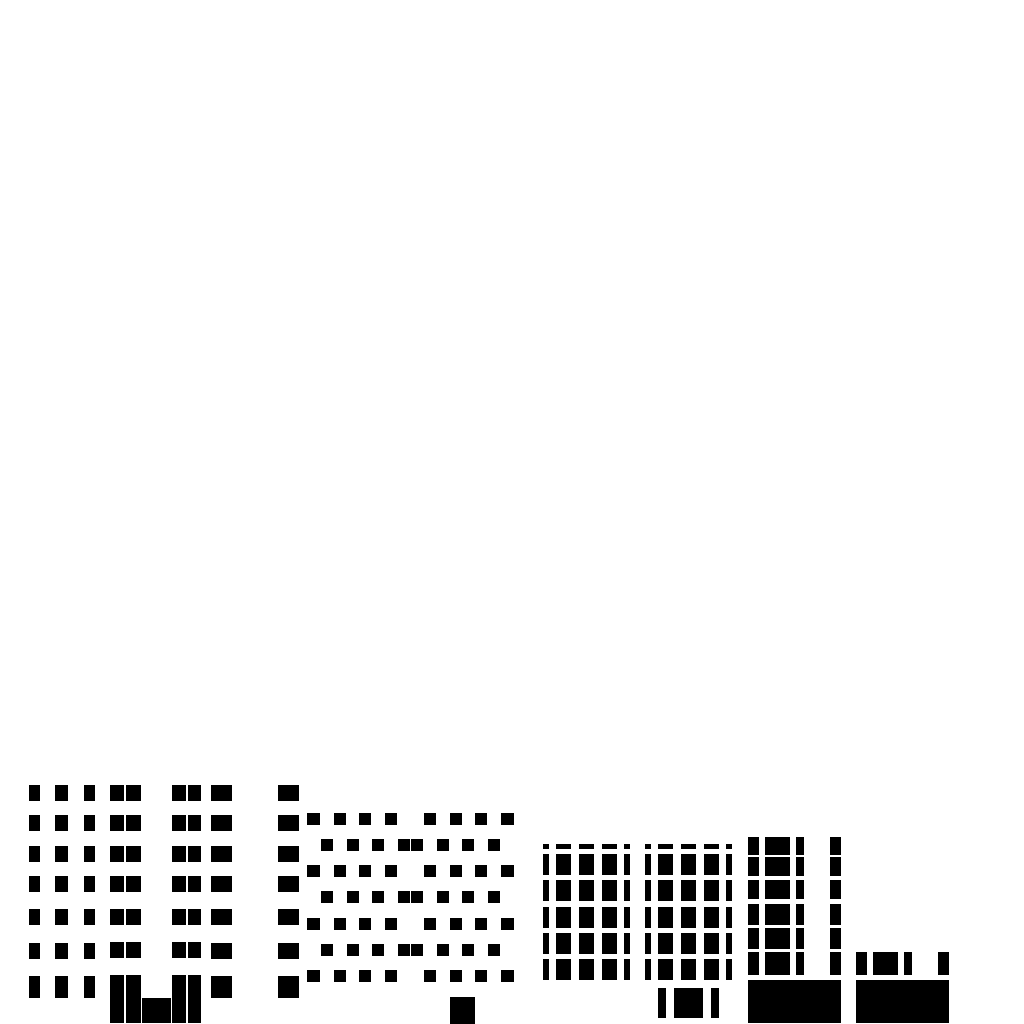
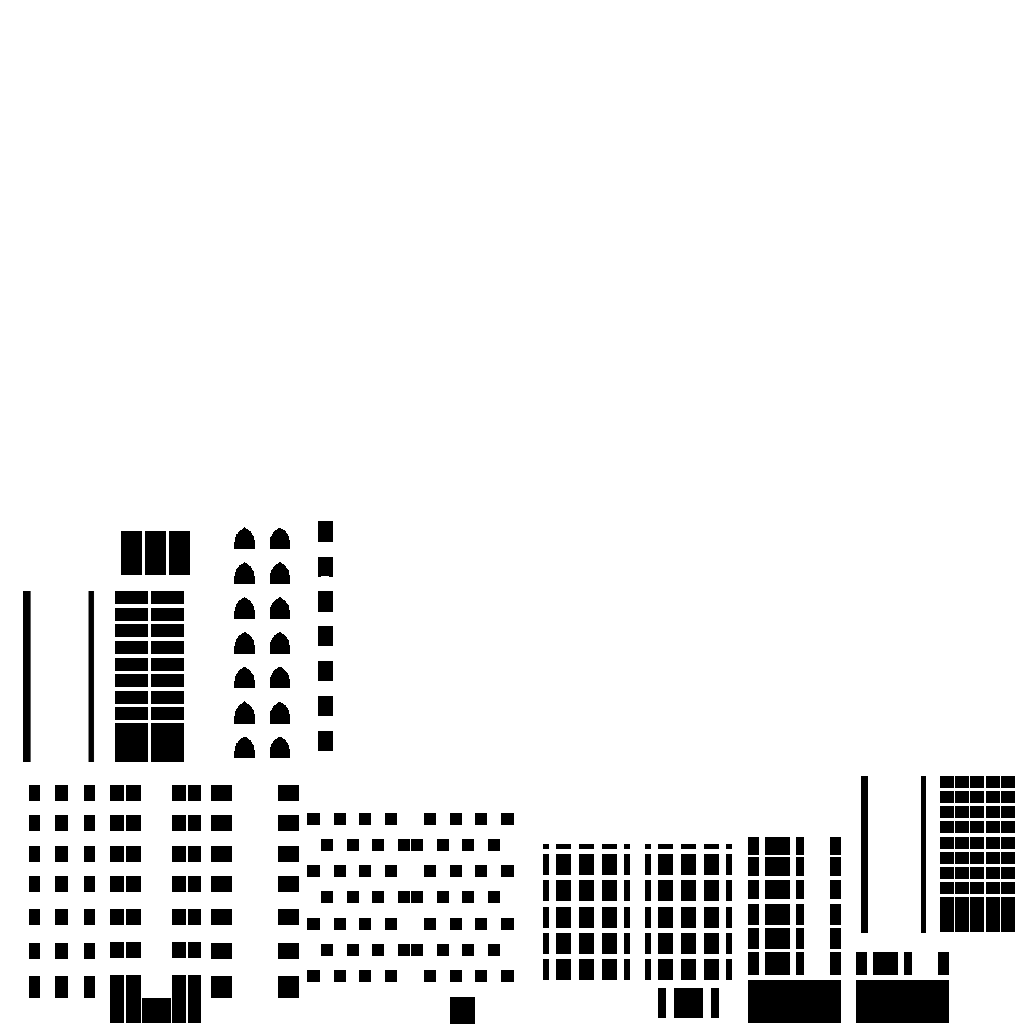
Layers edited between the first and the second 1024 x 1024 image:
added group "Gruppo 1" with 8 layers above "Livello 18" over box(23, 521, 1015, 933)
added layer "Livello 15 copia" in group "Gruppo 1" over box(23, 591, 184, 762)
added layer "Livello 19" in group "Gruppo 1" over box(121, 521, 333, 758)
added layer "Livello 15" in group "Gruppo 1" over box(861, 776, 1015, 933)
